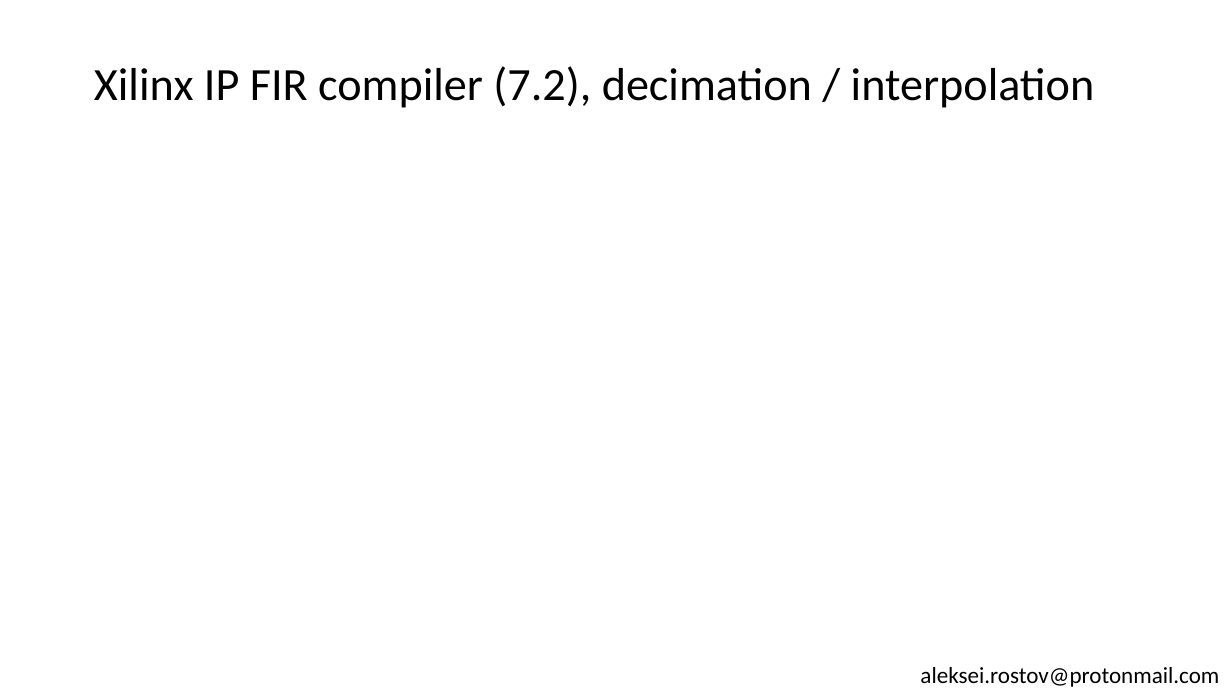
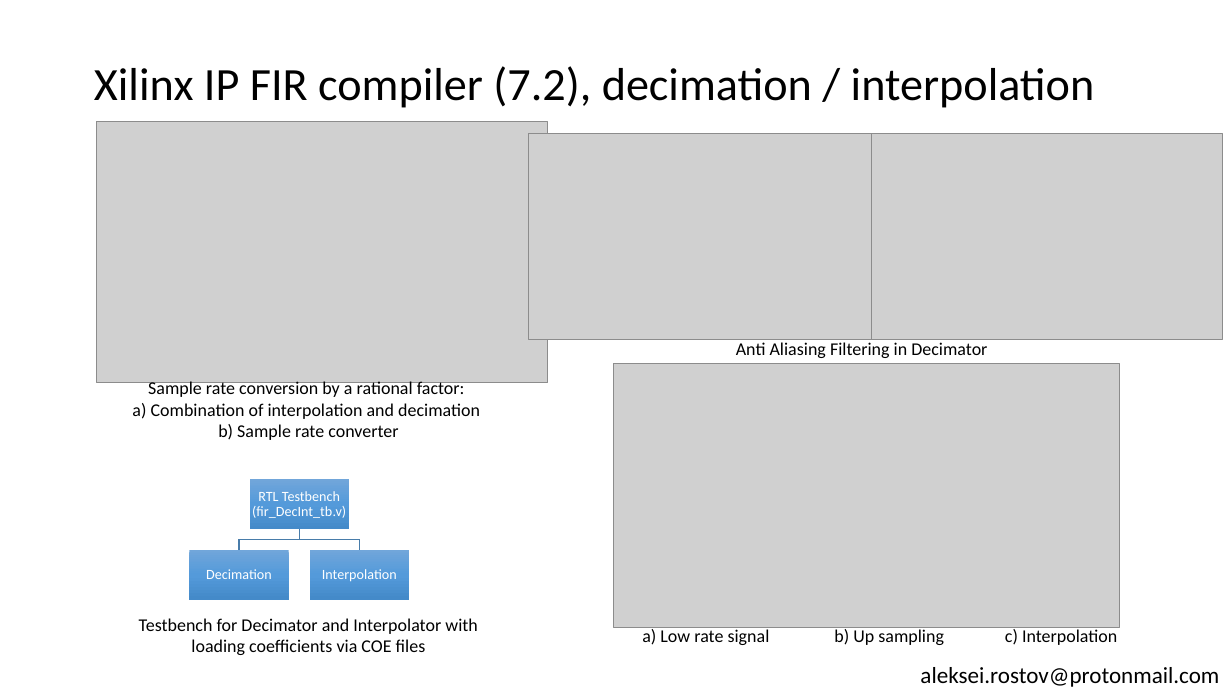
Before and after one commit to farbius/dsp_xilinx_ip, a slide deck: slide 5 of presentation/Xilinx IP cores for Digital Signal Processing.pptx. Drawn at 1232x693 pixels with LibreOffice and Linux fonts; fonts in the diff are those of the drawing; grey boxes stand for pictures. Boxes give left, top, right and bottom in pixels: in the first picture for what was removed or moved away, otherwise in the second. Text is boxed around its words. In the diff, an @@ line names an element or a change of style, - is before the commit and + after.

```diff
--- a/presentation/Xilinx IP cores for Digital Signal Processing.pptx
+++ b/presentation/Xilinx IP cores for Digital Signal Processing.pptx
@@ picture added at <box>97,122,548,383</box> @@
@@ picture added at <box>529,133,872,339</box> @@
@@ picture added at <box>872,133,1223,339</box> @@
@@ text added at <box>736,342,987,358</box>, 14 pt, text #000000 @@
+Anti Aliasing Filtering in Decimator
@@ text added at <box>132,379,480,440</box>, 14 pt, text #000000 @@
+Sample rate conversion by a rational factor:
+a) Combination of interpolation and decimation
+b) Sample rate converter
@@ picture added at <box>614,363,1120,628</box> @@
@@ group added at <box>189,480,409,600</box>: 3 rectangles, 3 texts, 2 freeform shapes @@
+RTL Testbench (fir_DecInt_tb.v)
+Decimation
+Interpolation
@@ text added at <box>139,618,477,655</box>, 14 pt, text #000000 @@
+Testbench for Decimator and Interpolator with loading coefficients via COE files
@@ text added at <box>642,627,1117,645</box>, 14 pt, text #000000 @@
+a) Low rate signal b) Up sampling c) Interpolation
```
Also in this commit, not shown: 1 other slide changed, 5 other files.
